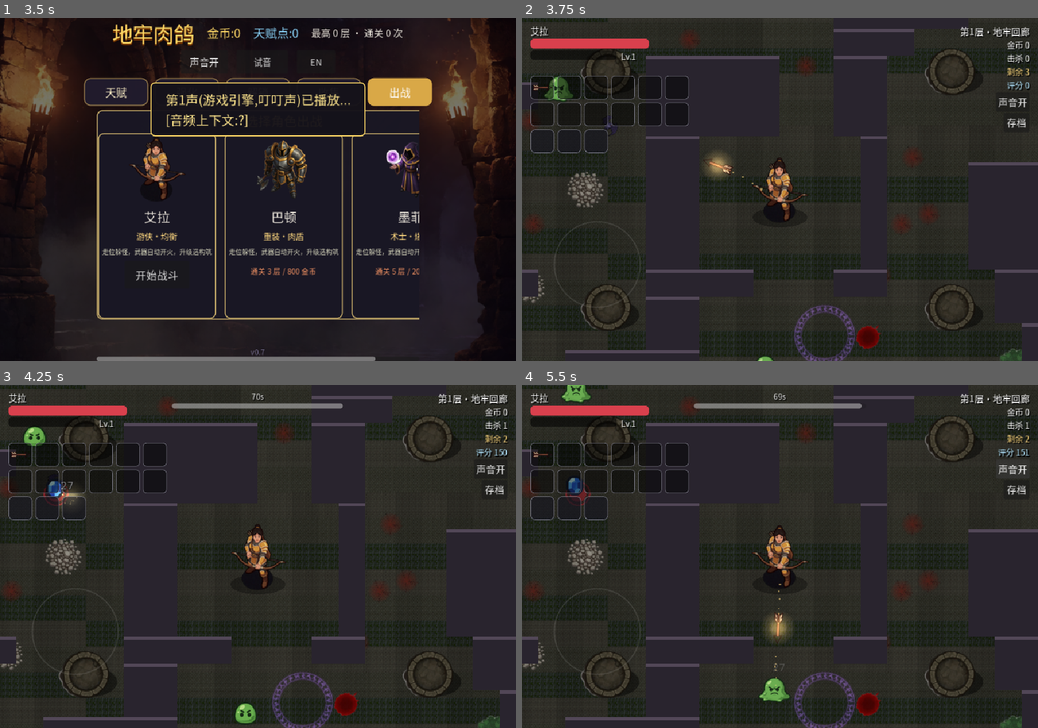
Above: before the commit, frames 1-4 (two rows, left to right).
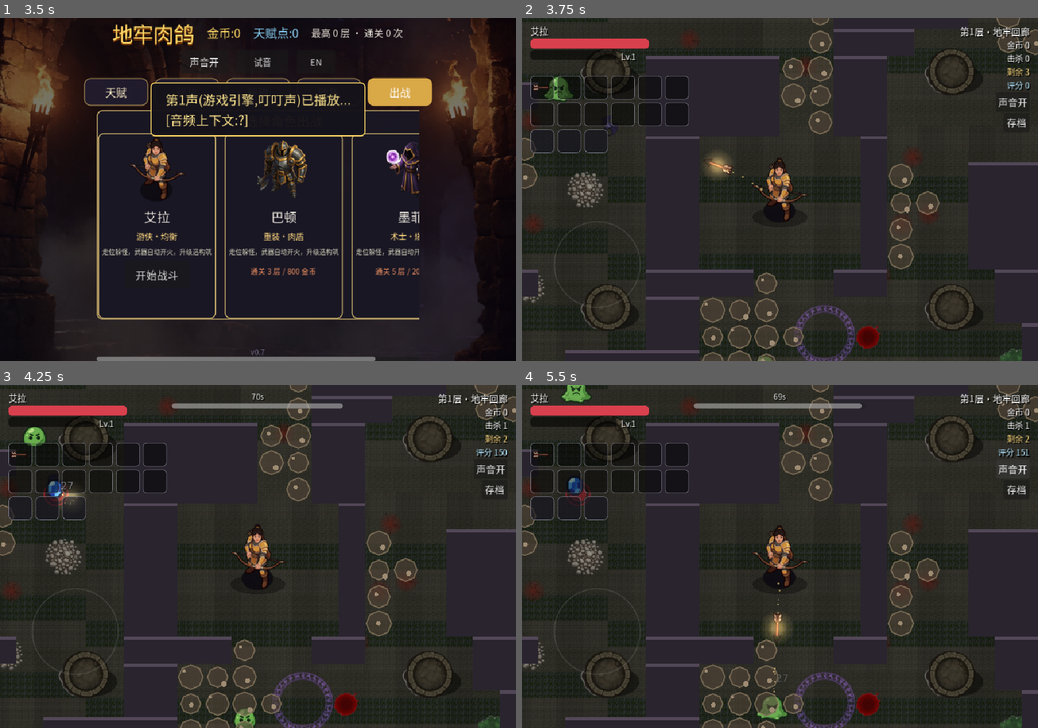
Above: after the commit, the same moments.

Repository: owlco001/dungeon-rogue-godot
Game: Godot game, scene res://scenes/lobby.tscn
The game is run twice, just before and just after one commit, with the same random seed, the same clock (stepped at 60 frames per second) and the same inputs.
Inputs:
- Up to frame 1 (3.5 s): click "声音开" at 0.5 s; click "声音关" at 1.25 s; click "试音" at 2 s; click "出战" at 2.75 s
- Up to frame 2 (3.75 s): click "开始战斗" at 3.5 s
- Up to frame 3 (4.25 s): no input
- Up to frame 4 (5.5 s): click "声音开" at 4.25 s; click "声音关" at 5 s

Frame 1 is identical in both runs. In frame 2, 3.7% of the frame differs, in the area x 0-100%, y 0-100%; in frame 3, 3.7%; in frame 4, 4.0%.

Commit message:
v0.8.5 terrain: six themed terrain types (rubble slow / lava dps / ice slippery / mire slow / bramble dps+slow / void rift dps) - TerrainGen deterministic patches on walkable cells, TerrainLayer procedural visuals + hints, player accel/friction/dps hooks, enemy speed mult (fly immune, boss immune), V11 gate + capture_terrain

Diff:
--- a/scripts/enemy.gd
+++ b/scripts/enemy.gd
@@ -63,6 +63,8 @@
 # v0.3 状态：眩晕 / 减速 / 中毒 / 虚弱 / 诅咒
 var stun_t := 0.0
 var slow_t := 0.0
+var terrain_speed_mult := 1.0  # v0.8.5 地形移速倍率（main 写入，飞行怪免疫）
+var terrain_id := ""
 var poison_t := 0.0
 var poison_dps := 0.0
 var weaken_t := 0.0
@@ -92,6 +94,8 @@
 	touch_cd = 0.0
 	stun_t = 0.0
 	slow_t = 0.0
+	terrain_speed_mult = 1.0
+	terrain_id = ""
 	poison_t = 0.0
 	poison_dps = 0.0
 	weaken_t = 0.0
@@ -213,7 +217,7 @@
 		return
 	sprite.rotation = 0.0
 
-	var spd := speed * (0.5 if slow_t > 0.0 else 1.0)
+	var spd := speed * terrain_speed_mult * (0.5 if slow_t > 0.0 else 1.0)
 	if slow_t > 0.0:
 		slow_t -= delta
 		# 减速染色
--- a/scripts/lang.gd
+++ b/scripts/lang.gd
@@ -380,6 +380,12 @@
 	"武器会自动攻击最近的目标": "Weapons auto-attack the nearest enemy",
 	"技能默认自动释放，可切手动": "Skills cast automatically by default — tap to switch to manual",
 	"精英会掉落遗物": "Elites drop relics",
+	"碎石地：你略慢，敌人慢得多": "Rubble: you slow a little, enemies slow a lot",
+	"熔岩池：持续烫伤，敌人伤得更重": "Lava Pool: burns over time — enemies burn worse",
+	"薄冰面：速度略升，但很难刹住": "Thin Ice: slightly faster, very hard to stop",
+	"腐殖泥沼：深陷减速，敌人陷得更深": "Rot Mire: deep slow — enemies sink deeper",
+	"荆棘地：减速并持续扎伤": "Bramble Ground: slows and pricks over time",
+	"虚空裂隙：侵蚀生命，步伐不稳": "Void Rift: erodes HP, footing unstable",
 	"无尽模式：开": "Endless Mode: ON",
 	"无尽模式：关": "Endless Mode: OFF",
 }
--- a/scripts/main.gd
+++ b/scripts/main.gd
@@ -8,6 +8,8 @@
 const ChestScript := preload("res://scripts/chest.gd")
 const WaveDirectorScript := preload("res://systems/wave_director.gd")
 const RoomGenScript := preload("res://systems/room_gen.gd")
+const TerrainGenScript := preload("res://systems/terrain.gd")
+const TerrainLayerScript := preload("res://scripts/terrain_layer.gd")
 
 
 class BrambleZone extends Node2D:
@@ -70,6 +72,10 @@
 var _floor_has_waves := false
 var _wave_ui_t := 0.0
 var _room = null  # RoomGen 实例（无类型：无头驱动编译图认不出新 class_name）
+var _terrain_patches: Array = []  # v0.8.5 地形块（TerrainGen 产出）
+var _terrain_layer: Node2D = null
+var _terrain_tick_t := 0.0
+var _terrain_hints_shown := {}
 var _wave_hp_m := 1.0
 var _wave_dmg_m := 1.0
 var _last_advance_msec := -99999
@@ -81,6 +87,13 @@
 	arena.set_script(ArenaScript)
 	arena.name = "Arena"
 	add_child(arena)
+
+	# v0.8.5 地形视觉层：压在地板之上、角色之下（z 1；角色按树序在其后绘制）
+	_terrain_layer = Node2D.new()
+	_terrain_layer.set_script(TerrainLayerScript)
+	_terrain_layer.name = "TerrainLayer"
+	_terrain_layer.z_index = 1
+	add_child(_terrain_layer)
 
 	_director = WaveDirectorScript.new()
 	_director.name = "WaveDirector"
@@ -148,6 +161,9 @@
 func _physics_process(_delta: float) -> void:
 	# v0.8 B4：每物理帧首行重建空间网格（EntityRegistry）
 	Registry.begin_frame()
+	# v0.8.5 地形：移速/摩擦逐帧写入，持续伤害 0.5s 结算
+	if _started:
+		_tick_terrain(_delta)
 	# B6/B7：波次计时条 + 生存评分 0.25s 节流刷新
 	_wave_ui_t += _delta
 	if _wave_ui_t >= 0.25:
@@ -204,6 +220,7 @@
 	hud.hide_boss_bar()
 	var fdef: Dictionary = GameData.floor_def(floor_num)
 	arena.set_theme(String(fdef["theme"]))
+	_build_terrain(String(fdef["theme"]))
 	if GameData.is_boss_floor(floor_num):
 		var bdef: Dictionary = GameData.boss_def_for_floor(floor_num)
 		hud.set_floor(floor_num, ("无尽Boss:" if endless else "Boss:") + String(bdef["name"]))
@@ -544,6 +561,83 @@
 	if _room != null and is_instance_valid(player):
 		return _room.farthest_room_center(player.global_position)
 	return Vector2(-1, -1)
+
+
+# ---------- v0.8.5 地形 ----------
+func _build_terrain(theme: String) -> void:
+	var center := Vector2(ARENA_W * 0.5, ARENA_H * 0.5)
+	var reserved: Array = [center]
+	var walkable := PackedByteArray()
+	var is_boss := GameData.is_boss_floor(floor_num)
+	if _room != null:
+		walkable = _room.pf_grid
+		reserved.append(_room.farthest_room_center(center))
+		reserved.append(_room.farthest_room_center(center, true))
+	else:
+		walkable.resize(32 * 24)
+		walkable.fill(0)
+		reserved.append(Vector2(ARENA_W * 0.5, 320.0))
+	_terrain_patches = TerrainGenScript.generate(theme, floor_num, walkable,
+		reserved, 5 if is_boss else 6)
+	_terrain_tick_t = 0.0
+	_terrain_hints_shown.clear()
+	if _terrain_layer != null:
+		_terrain_layer.call("setup", _terrain_patches, theme)
+	if is_instance_valid(player):
+		player.terrain_speed_mult = 1.0
+		player.terrain_accel_mult = 1.0
+		player.terrain_friction_mult = 1.0
+		player.terrain_id = ""
+
+
+func _terrain_patch_at(pos: Vector2) -> Dictionary:
+	return TerrainGenScript.patch_at(_terrain_patches, pos)
+
+
+func _tick_terrain(delta: float) -> void:
+	if _terrain_patches.is_empty() or not is_instance_valid(player):
+		return
+	var p_patch := _terrain_patch_at(player.global_position)
+	player.terrain_speed_mult = float(p_patch.get("player_speed", 1.0))
+	player.terrain_accel_mult = float(p_patch.get("player_accel", 1.0))
+	player.terrain_friction_mult = float(p_patch.get("player_friction", 1.0))
+	player.terrain_id = String(p_patch.get("id", ""))
+	if not p_patch.is_empty():
+		var tid := String(p_patch.get("id", ""))
+		if not _terrain_hints_shown.has(tid):
+			_terrain_hints_shown[tid] = true
+			hud.show_toast(Lang.t(String(p_patch.get("hint", ""))))
+	var enemy_patches := {}
+	for e in get_tree().get_nodes_in_group("enemies"):
+		if not is_instance_valid(e) or bool(e.get("is_boss")) or bool(e.get("dead")):
+			continue
+		if bool(e.get("fly")):
+			e.set("terrain_speed_mult", 1.0)
+			e.set("terrain_id", "")
+			continue
+		var ep := _terrain_patch_at((e as Node2D).global_position)
+		enemy_patches[e.get_instance_id()] = ep
+		e.set("terrain_speed_mult", float(ep.get("enemy_speed", 1.0)))
+		e.set("terrain_id", String(ep.get("id", "")))
+	_terrain_tick_t += delta
+	if _terrain_tick_t < 0.5:
+		return
+	var dt := _terrain_tick_t
+	_terrain_tick_t = 0.0
+	if not p_patch.is_empty():
+		var pdps := float(p_patch.get("player_dps", 0.0))
+		if pdps > 0.0:
+			player.take_terrain_damage(pdps * dt)
+	for e in get_tree().get_nodes_in_group("enemies"):
+		if not is_instance_valid(e) or bool(e.get("is_boss")) or bool(e.get("dead")) \
+				or bool(e.get("fly")):
+			continue
+		var ep: Dictionary = enemy_patches.get(e.get_instance_id(), {})
+		if ep.is_empty():
+			continue
+		var edps := float(ep.get("enemy_dps", 0.0))
+		if edps > 0.0 and e.has_method("take_damage"):
+			e.take_damage(edps * dt, Vector2.ZERO, 0.0)
 
 
 # ---------- shared combat visuals ----------
--- a/scripts/player.gd
+++ b/scripts/player.gd
@@ -41,6 +41,11 @@
 var _punch_start_ms := -1
 var _synth_aura: Node2D = null
 var external_slow_mult := 1.0  # 荆棘丛区域减速（L3）
+# v0.8.5 地形效果（main 每物理帧写入）：移速/加速度/摩擦倍率
+var terrain_speed_mult := 1.0
+var terrain_accel_mult := 1.0
+var terrain_friction_mult := 1.0
+var terrain_id := ""
 var _relic_tbl_cache: Dictionary = {}
 var MAGNET_RADIUS := BASE_MAGNET_RADIUS
 
@@ -157,9 +162,11 @@
 
 	external_slow_mult = move_toward(external_slow_mult, 1.0, 2.0 * delta)
 	if input_vec != Vector2.ZERO:
-		velocity = velocity.move_toward(input_vec * speed * external_slow_mult, ACCEL * delta)
+		velocity = velocity.move_toward(
+			input_vec * speed * external_slow_mult * terrain_speed_mult,
+			ACCEL * terrain_accel_mult * delta)
 	else:
-		velocity = velocity.move_toward(Vector2.ZERO, FRICTION * delta)
+		velocity = velocity.move_toward(Vector2.ZERO, FRICTION * terrain_friction_mult * delta)
 	move_and_slide()
 
 	if input_vec.length() > 0.1:
@@ -1698,6 +1705,40 @@
 		_die()
 
 
+## v0.8.5 地形持续伤害：走护甲/坚韧/护盾，但不触发无敌帧、击退、受击音与震屏
+func take_terrain_damage(amount: float) -> void:
+	if _dead or amount <= 0.0:
+		return
+	var armor := minf(0.04 * (float(passives.get("armor", 0)) + Meta.bonus_armor()), 0.6)
+	amount *= 1.0 - armor
+	amount *= Meta.bonus_tough_mult()
+	if _shield_hp > 0.0:
+		var absorbed := minf(_shield_hp, amount)
+		_shield_hp -= absorbed
+		amount -= absorbed
+		if _shield_hp <= 0.0:
+			_shield_t = 0.0
+	if amount <= 0.0:
+		hp_changed.emit(hp, max_hp)
+		return
+	hp = maxf(0.0, hp - amount)
+	_flash_t = maxf(_flash_t, 0.05)
+	hp_changed.emit(hp, max_hp)
+	if hp <= 0.0:
+		var can_phoenix := "phoenixheart" in relics and not _revive_used
+		var can_talent := Meta.has_revive() and not _revive_talent_used
+		if can_phoenix or can_talent:
+			if can_phoenix:
+				_revive_used = true
+			else:
+				_revive_talent_used = true
+			hp = max_hp * 0.5
+			_invuln_t = 2.0
+			hp_changed.emit(hp, max_hp)
+			return
+		_die()
+
+
 func gain_xp(n: int) -> void:
 	if _dead:
 		return
--- /dev/null
+++ b/scripts/terrain_layer.gd
@@ -0,0 +1,119 @@
+extends Node2D
+## 地形视觉层（v0.8.5）：按 TerrainGen 的格子簇逐格绘制不规则色块 + 主题细节。
+## 颜色按地形种类区分；熔岩/虚空带呼吸脉动（10Hz 重绘，其余主题静态）。
+
+var patches: Array = []
+var theme := "corridor"
+var _time := 0.0
+var _pulse_t := 0.0
+
+const CELL := 50.0
+
+const COLORS := {
+	"rubble": [Color(0.32, 0.27, 0.22, 0.62), Color(0.55, 0.48, 0.38, 0.80), Color(0.62, 0.55, 0.45, 0.9)],
+	"lava": [Color(0.18, 0.05, 0.03, 0.85), Color(1.0, 0.32, 0.05, 0.90), Color(1.0, 0.62, 0.08, 0.95)],
+	"ice": [Color(0.55, 0.82, 0.95, 0.40), Color(0.85, 0.97, 1.0, 0.75), Color(1.0, 1.0, 1.0, 0.9)],
+	"mire": [Color(0.23, 0.25, 0.11, 0.68), Color(0.45, 0.48, 0.22, 0.80), Color(0.62, 0.66, 0.32, 0.85)],
+	"bramble": [Color(0.08, 0.28, 0.12, 0.62), Color(0.25, 0.75, 0.30, 0.85), Color(0.55, 0.95, 0.45, 0.9)],
+	"rift": [Color(0.16, 0.05, 0.28, 0.72), Color(0.62, 0.30, 1.0, 0.90), Color(0.85, 0.55, 1.0, 0.95)],
+}
+
+
+func setup(p_patches: Array, p_theme: String) -> void:
+	patches = p_patches
+	theme = p_theme
+	_time = 0.0
+	_pulse_t = 0.0
+	queue_redraw()
+
+
+func clear_patches() -> void:
+	patches = []
+	queue_redraw()
+
+
+func _process(delta: float) -> void:
+	if theme == "forge" or theme == "void":
+		_time += delta
+		_pulse_t += delta
+		if _pulse_t >= 0.1:
+			_pulse_t = 0.0
+			queue_redraw()
+
+
+func _rand01(seed_text: String, salt: int) -> float:
+	return float(absi(hash(seed_text + ":" + str(salt))) % 1000) / 1000.0
+
+
+func _blob_points(center: Vector2, cell: Vector2i, kind: String, shrink: float) -> PackedVector2Array:
+	var pts := PackedVector2Array()
+	var half := CELL * 0.5 - shrink
+	var key := "%d:%d:%s" % [cell.x, cell.y, kind]
+	for i in range(8):
+		var a := TAU * float(i) / 8.0
+		var jitter := 0.82 + _rand01(key, i) * 0.30
+		var p := center + Vector2(cos(a), sin(a)) * half * jitter
+		pts.append(p)
+	return pts
+
+
+func _draw() -> void:
+	for patch in patches:
+		var kind := String(patch.get("id", "rubble"))
+		var cols: Array = COLORS.get(kind, COLORS["rubble"])
+		var fill: Color = cols[0]
+		var edge: Color = cols[1]
+		var accent: Color = cols[2]
+		if kind == "lava" or kind == "rift":
+			var pulse := 0.5 + 0.5 * sin(_time * 2.6)
+			fill.a *= 0.88 + 0.20 * pulse
+			accent.a *= 0.70 + 0.30 * pulse
+		for cell_v in patch.get("cells", []):
+			var cell: Vector2i = cell_v
+			var center := Vector2((float(cell.x) + 0.5) * CELL, (float(cell.y) + 0.5) * CELL)
+			var blob := _blob_points(center, cell, kind, 3.0)
+			draw_colored_polygon(blob, fill)
+			var outline := blob.duplicate()
+			outline.append(blob[0])
+			draw_polyline(outline, edge, 2.0, true)
+			_draw_details(kind, center, cell, edge, accent)
+
+
+func _draw_details(kind: String, center: Vector2, cell: Vector2i, edge: Color, accent: Color) -> void:
+	var key := "%d:%d:%s" % [cell.x, cell.y, kind]
+	match kind:
+		"rubble":
+			for i in range(4):
+				var p := center + Vector2(_rand01(key, 10 + i) - 0.5, _rand01(key, 20 + i) - 0.5) * 30.0
+				draw_circle(p, 2.5 + _rand01(key, 30 + i) * 3.0, accent)
+		"lava":
+			var inner := _blob_points(center, cell, kind, 16.0)
+			draw_colored_polygon(inner, Color(1.0, 0.45, 0.06, 0.55 + 0.25 * sin(_time * 2.6)))
+			for i in range(2):
+				var p := center + Vector2(_rand01(key, 10 + i) - 0.5, _rand01(key, 20 + i) - 0.5) * 22.0
+				draw_circle(p, 2.2, accent)
+		"ice":
+			for i in range(2):
+				var off := Vector2(_rand01(key, 10 + i) - 0.5, _rand01(key, 20 + i) - 0.5) * 16.0
+				var pts := PackedVector2Array()
+				for s in range(4):
+					pts.append(center + off + Vector2(-16.0 + 10.0 * float(s),
+						(_rand01(key, 30 + i * 4 + s) - 0.5) * 12.0 + (8.0 if i == 0 else -6.0)))
+				draw_polyline(pts, accent, 1.5, true)
+		"mire":
+			for i in range(3):
+				var p := center + Vector2(_rand01(key, 10 + i) - 0.5, _rand01(key, 20 + i) - 0.5) * 28.0
+				draw_arc(p, 3.0 + _rand01(key, 30 + i) * 3.5, 0.0, TAU, 12, accent, 1.5, true)
+		"bramble":
+			for i in range(3):
+				var a := _rand01(key, 10 + i) * TAU
+				var d := Vector2(cos(a), sin(a))
+				draw_line(center - d * 17.0, center + d * 17.0, edge, 2.5, true)
+				var mid := center + d * (_rand01(key, 20 + i) - 0.5) * 14.0
+				var perp := d.rotated(PI * 0.5)
+				draw_line(mid - perp * 5.0, mid + perp * 5.0, accent, 1.8, true)
+		"rift":
+			var pulse := 0.5 + 0.5 * sin(_time * 2.6 + float(cell.x + cell.y))
+			draw_arc(center, 8.0 + 5.0 * pulse, 0.0, TAU, 20, accent, 2.0, true)
+			draw_arc(center, 16.0 + 4.0 * (1.0 - pulse), 0.0, TAU, 24, edge, 1.5, true)
+			draw_circle(center, 2.4, accent)
--- /dev/null
+++ b/systems/terrain.gd
@@ -0,0 +1,164 @@
+class_name TerrainGen
+extends RefCounted
+## v0.8.5 地形系统：按主题在可达地面上生成确定性地形块。
+## 只产出数据（格子簇 + 效果参数），视觉由 scripts/terrain_layer.gd 绘制，
+## 效果结算由 main.gd 驱动。本文件保持 autoload-free（无头编译图约束）。
+
+const CELL := 50.0
+const GW := 32
+const GH := 24
+const PILLARS := [Vector2(480, 380), Vector2(1120, 380), Vector2(480, 820), Vector2(1120, 820)]
+
+const PROFILES := {
+	"corridor": {
+		"id": "rubble", "name": "碎石地",
+		"hint": "碎石地：你略慢，敌人慢得多",
+		"player_speed": 0.90, "enemy_speed": 0.75,
+		"player_accel": 0.85, "player_friction": 1.0,
+		"player_dps": 0.0, "enemy_dps": 0.0,
+		"player_dps_per_floor": 0.0, "enemy_dps_per_floor": 0.0,
+	},
+	"forge": {
+		"id": "lava", "name": "熔岩池",
+		"hint": "熔岩池：持续烫伤，敌人伤得更重",
+		"player_speed": 1.0, "enemy_speed": 1.0,
+		"player_accel": 1.0, "player_friction": 1.0,
+		"player_dps": 6.0, "enemy_dps": 12.0,
+		"player_dps_per_floor": 0.25, "enemy_dps_per_floor": 0.5,
+	},
+	"ice": {
+		"id": "ice", "name": "薄冰面",
+		"hint": "薄冰面：速度略升，但很难刹住",
+		"player_speed": 1.06, "enemy_speed": 0.90,
+		"player_accel": 0.32, "player_friction": 0.16,
+		"player_dps": 0.0, "enemy_dps": 0.0,
+		"player_dps_per_floor": 0.0, "enemy_dps_per_floor": 0.0,
+	},
+	"tomb": {
+		"id": "mire", "name": "腐殖泥沼",
+		"hint": "腐殖泥沼：深陷减速，敌人陷得更深",
+		"player_speed": 0.74, "enemy_speed": 0.62,
+		"player_accel": 0.80, "player_friction": 1.15,
+		"player_dps": 0.0, "enemy_dps": 0.0,
+		"player_dps_per_floor": 0.0, "enemy_dps_per_floor": 0.0,
+	},
+	"thorn": {
+		"id": "bramble", "name": "荆棘地",
+		"hint": "荆棘地：减速并持续扎伤",
+		"player_speed": 0.80, "enemy_speed": 0.68,
+		"player_accel": 0.90, "player_friction": 1.0,
+		"player_dps": 3.5, "enemy_dps": 7.0,
+		"player_dps_per_floor": 0.12, "enemy_dps_per_floor": 0.25,
+	},
+	"void": {
+		"id": "rift", "name": "虚空裂隙",
+		"hint": "虚空裂隙：侵蚀生命，步伐不稳",
+		"player_speed": 0.92, "enemy_speed": 0.82,
+		"player_accel": 0.68, "player_friction": 0.55,
+		"player_dps": 4.5, "enemy_dps": 9.0,
+		"player_dps_per_floor": 0.18, "enemy_dps_per_floor": 0.35,
+	},
+}
+
+
+static func profile_for(theme: String) -> Dictionary:
+	return (PROFILES.get(theme, PROFILES["corridor"]) as Dictionary).duplicate(true)
+
+
+static func cell_key(c: Vector2i) -> String:
+	return "%d:%d" % [c.x, c.y]
+
+
+static func cell_center(c: Vector2i) -> Vector2:
+	return Vector2((float(c.x) + 0.5) * CELL, (float(c.y) + 0.5) * CELL)
+
+
+## 生成地形块：walkable 为 pf 风格网格（0=地面 1=墙）；reserved 为必须留空的世界坐标。
+static func generate(theme: String, floor_num: int, walkable: PackedByteArray,
+		reserved: Array, patch_count: int = 6) -> Array:
+	var grid := walkable
+	if grid.size() != GW * GH:
+		grid = PackedByteArray()
+		grid.resize(GW * GH)
+		grid.fill(0)
+	var prof := profile_for(theme)
+	prof["player_dps"] = float(prof["player_dps"]) \
+		+ float(prof["player_dps_per_floor"]) * float(maxi(floor_num - 1, 0))
+	prof["enemy_dps"] = float(prof["enemy_dps"]) \
+		+ float(prof["enemy_dps_per_floor"]) * float(maxi(floor_num - 1, 0))
+	var rng := RandomNumberGenerator.new()
+	rng.seed = absi(hash(theme + ":" + str(floor_num) + ":terrain"))
+	var occupied := {}
+	var patches: Array = []
+	var attempts := 0
+	while patches.size() < patch_count and attempts < 240:
+		attempts += 1
+		var anchor := Vector2i(rng.randi_range(1, GW - 2), rng.randi_range(1, GH - 2))
+		if not _cell_ok(anchor, grid, reserved, occupied, true):
+			continue
+		var target := rng.randi_range(4, 7)
+		var cells: Array = [anchor]
+		var in_patch := {cell_key(anchor): true}
+		var guard := 0
+		while cells.size() < target and guard < 40:
+			guard += 1
+			var base: Vector2i = cells[rng.randi_range(0, cells.size() - 1)]
+			var dirs := [Vector2i(1, 0), Vector2i(-1, 0), Vector2i(0, 1), Vector2i(0, -1)]
+			var dir: Vector2i = dirs[rng.randi_range(0, 3)]
+			var cand: Vector2i = base + dir
+			if in_patch.has(cell_key(cand)):
+				continue
+			if not _cell_ok(cand, grid, reserved, occupied, false):
+				continue
+			cells.append(cand)
+			in_patch[cell_key(cand)] = true
+		if cells.size() < 3:
+			continue
+		for c in cells:
+			occupied[cell_key(c)] = true
+		var center := Vector2.ZERO
+		for c in cells:
+			center += cell_center(c)
+		center /= float(cells.size())
+		var patch := prof.duplicate(true)
+		patch["theme"] = theme
+		patch["cells"] = cells
+		patch["cell_map"] = in_patch
+		patch["center"] = center
+		patches.append(patch)
+	return patches
+
+
+static func _cell_ok(c: Vector2i, grid: PackedByteArray, reserved: Array,
+		occupied: Dictionary, is_anchor: bool) -> bool:
+	if c.x < 1 or c.y < 1 or c.x >= GW - 1 or c.y >= GH - 1:
+		return false
+	if grid[c.y * GW + c.x] != 0:
+		return false
+	if occupied.has(cell_key(c)):
+		return false
+	var p := cell_center(c)
+	for r in reserved:
+		if p.distance_to(r as Vector2) < 135.0:
+			return false
+	for pillar in PILLARS:
+		if p.distance_to(pillar) < 112.0:
+			return false
+	if is_anchor:
+		# 地形块之间至少隔一格，避免整片连成一坨
+		for other in occupied.keys():
+			var parts := String(other).split(":")
+			var oc := Vector2i(int(parts[0]), int(parts[1]))
+			if absi(oc.x - c.x) + absi(oc.y - c.y) < 2:
+				return false
+	return true
+
+
+## 位置查询：返回所在格的地形块（无地形则空字典）
+static func patch_at(patches: Array, pos: Vector2) -> Dictionary:
+	var c := Vector2i(clampi(int(pos.x / CELL), 0, GW - 1), clampi(int(pos.y / CELL), 0, GH - 1))
+	var k := cell_key(c)
+	for patch in patches:
+		if (patch["cell_map"] as Dictionary).has(k):
+			return patch
+	return {}
--- a/test/auto_v08.gd
+++ b/test/auto_v08.gd
@@ -2,6 +2,7 @@
 
 const RG := preload("res://systems/room_gen.gd")
 const PF := preload("res://systems/pathfind.gd")
+const TG := preload("res://systems/terrain.gd")
 ## v0.8 无头门禁驱动（真实场景入口 + 按钮驱动，同 capture_* 模式）。
 ## 用法：godot --headless --audio-driver Dummy --path . --script res://test/auto_v08.gd -- <mode>
 ## mode: v2（启动基线） | v3（存档往返） | v5/v7/v8/v9 后续批次补齐
@@ -65,6 +66,8 @@
 			await _v9d()
 		"v10":
 			await _v10()
+		"v11":
+			await _v11()
 		"v7":
 			await _v7()
 		"v5":
@@ -518,6 +521,110 @@
 		"checked=%d stuck=%d" % [checked, stuck])
 
 
+# ---- V11（v0.8.5）：地形生成确定性/合法性 + 实战效果（敌人碎石减速、玩家熔岩烫伤） ----
+func _v11() -> void:
+	Lang.set_lang("zh")
+	var room = RG.new()
+	room.generate(12345)
+	var center := Vector2(RG.GW * RG.CELL * 0.5, RG.GH * RG.CELL * 0.5)
+	var reserved: Array = [center, room.farthest_room_center(center), room.farthest_room_center(center, true)]
+	var p1: Array = TG.generate("forge", 2, room.pf_grid, reserved, 6)
+	var p2: Array = TG.generate("forge", 2, room.pf_grid, reserved, 6)
+	_check("V11 terrain generated", p1.size() >= 3, "patches=%d" % p1.size())
+	var keys1 := {}
+	for patch in p1:
+		for c in patch["cells"]:
+			keys1[TG.cell_key(c)] = true
+	var keys2 := {}
+	for patch in p2:
+		for c in patch["cells"]:
+			keys2[TG.cell_key(c)] = true
+	_check("V11 same-seed reproducible", keys1 == keys2, "cells=%d" % keys1.size())
+	var legal := true
+	for patch in p1:
+		for c in patch["cells"]:
+			if room.pf_grid[c.y * RG.GW + c.x] != 0:
+				legal = false
+			var cp := TG.cell_center(c)
+			for r in reserved:
+				if cp.distance_to(r) < 135.0:
+					legal = false
+	_check("V11 cells walkable & reserved-clear", legal)
+	# 六主题在开放网格上都能出地形且 id 正确
+	var open_grid := PackedByteArray()
+	open_grid.resize(RG.GW * RG.GH)
+	open_grid.fill(0)
+	var ids_ok := true
+	for theme in ["corridor", "forge", "ice", "tomb", "thorn", "void"]:
+		var ps: Array = TG.generate(theme, 7, open_grid, [center], 5)
+		if ps.is_empty() or String(ps[0].get("id", "")) != String(TG.profile_for(theme).get("id", "")):
+			ids_ok = false
+	_check("V11 six themes produce patches", ids_ok)
+	if not p1.is_empty():
+		var at: Dictionary = TG.patch_at(p1, p1[0]["center"])
+		_check("V11 patch_at hits", String(at.get("id", "")) == "lava")
+	# 实战：进第 1 层（回廊=碎石），敌人站碎石上应被写入 0.75 倍速
+	var inst: Node = load("res://scenes/lobby.tscn").instantiate()
+	root.add_child(inst)
+	await _wait(1.0)
+	var tab := _find_btn(inst, ["出战", "Battle"])
+	if tab == null:
+		_check("V11 entry", false, "no fight tab")
+		return
+	tab.pressed.emit()
+	await _wait(0.5)
+	var btn := _find_btn(inst, ["开始战斗", "Start"])
+	if btn == null:
+		_check("V11 start", false, "no start btn")
+		return
+	btn.pressed.emit()
+	var main: Node = null
+	for i in range(50):
+		await _wait(0.1)
+		main = get_first_node_in_group("game")
+		if main != null:
+			break
+	_check("V11 in battle", main != null)
+	if main == null:
+		return
+	await _wait(0.5)
+	var patches: Array = main.get("_terrain_patches")
+	_check("V11 live patches exist", patches.size() >= 3, "n=%d" % patches.size())
+	if patches.is_empty():
+		return
+	var player := get_first_node_in_group("player")
+	main.call("_spawn_enemy", "slime", 1.0, 1.0, false)
+	await _wait(0.2)
+	var slime: Node = null
+	for e in get_nodes_in_group("enemies"):
+		slime = e  # 刚刷出的在组内顺序靠后；逐个试站位，找到被写减速的即可
+		e.global_position = patches[0]["center"]
+		await _wait(0.35)
+		if absf(float(e.get("terrain_speed_mult")) - 0.75) < 0.01:
+			slime = e
+			break
+	_check("V11 enemy slowed on rubble", slime != null
+		and absf(float(slime.get("terrain_speed_mult")) - 0.75) < 0.01,
+		"mult=%s" % str(slime.get("terrain_speed_mult") if slime != null else -1))
+	# 玩家熔岩烫伤：清场后切熔炉地形，把玩家放到熔岩块中心
+	main.call("_clear_minions")
+	await _wait(0.3)
+	main.call("_build_terrain", "forge")
+	await _wait(0.2)
+	var fpatches: Array = main.get("_terrain_patches")
+	_check("V11 forge rebuild", not fpatches.is_empty() and String(fpatches[0].get("id", "")) == "lava")
+	if fpatches.is_empty() or player == null:
+		return
+	player.global_position = fpatches[0]["center"]
+	player.set("velocity", Vector2.ZERO)
+	var hp0 := float(player.get("hp"))
+	await _wait(1.3)
+	_check("V11 player on lava id", String(player.get("terrain_id")) == "lava",
+		"id=%s" % str(player.get("terrain_id")))
+	_check("V11 player lava dps", float(player.get("hp")) <= hp0 - 2.0,
+		"hp %s -> %s" % [str(hp0), str(player.get("hp"))])
+
+
 # ---- V9d（B6）：波次拆分数学 + 实战波次/计时断言 ----
 func _v9d() -> void:
 	Lang.set_lang("zh")
--- /dev/null
+++ b/test/capture_terrain.gd
@@ -0,0 +1,66 @@
+extends SceneTree
+## 地形截图验证：开局后把玩家传送到各地形块中心逐一截图。
+const OUT := "/tmp/terrain_cap"
+
+func _initialize() -> void:
+	DirAccess.make_dir_recursive_absolute(OUT)
+	root.size = Vector2i(960, 640)
+	var inst: Node = load("res://scenes/main.tscn").instantiate()
+	root.add_child(inst)
+	_run.call_deferred()
+
+func _shot(name: String) -> void:
+	await process_frame
+	await process_frame
+	root.get_texture().get_image().save_png(OUT + "/" + name + ".png")
+	print("shot: ", name)
+
+func _wait(secs: float) -> void:
+	var start := Time.get_ticks_msec()
+	while Time.get_ticks_msec() - start < int(secs * 1000.0):
+		await process_frame
+
+func _find_btn(node: Node, text: String) -> Button:
+	if node is Button and node.text == text:
+		return node
+	for c in node.get_children():
+		var r := _find_btn(c, text)
+		if r != null:
+			return r
+	return null
+
+func _run() -> void:
+	await _wait(2.0)
+	var btn := _find_btn(root, "开始")
+	if btn:
+		btn.pressed.emit()
+	else:
+		print("开始 NOT FOUND")
+	await _wait(1.5)
+	var main: Node = get_first_node_in_group("game")
+	var player: Node = get_first_node_in_group("player")
+	if main == null or player == null:
+		print("no game/player")
+		quit()
+		return
+	var patches: Array = main.get("_terrain_patches")
+	print("floor1 patches: ", patches.size())
+	if not patches.is_empty():
+		player.global_position = patches[0]["center"]
+		await _wait(1.2)
+		await _shot("f1_rubble")
+	main.call("_build_terrain", "forge")
+	await _wait(0.3)
+	patches = main.get("_terrain_patches")
+	if not patches.is_empty():
+		player.global_position = patches[0]["center"]
+		await _wait(1.2)
+		await _shot("f2_lava")
+	main.call("_build_terrain", "ice")
+	await _wait(0.3)
+	patches = main.get("_terrain_patches")
+	if not patches.is_empty():
+		player.global_position = patches[0]["center"]
+		await _wait(1.2)
+		await _shot("f3_ice")
+	quit()
Not shown, added: scripts/terrain_layer.gd.uid
Not shown, added: systems/terrain.gd.uid
Not shown, added: test/capture_terrain.gd.uid
Not shown, changed: tools/run_headless.sh
